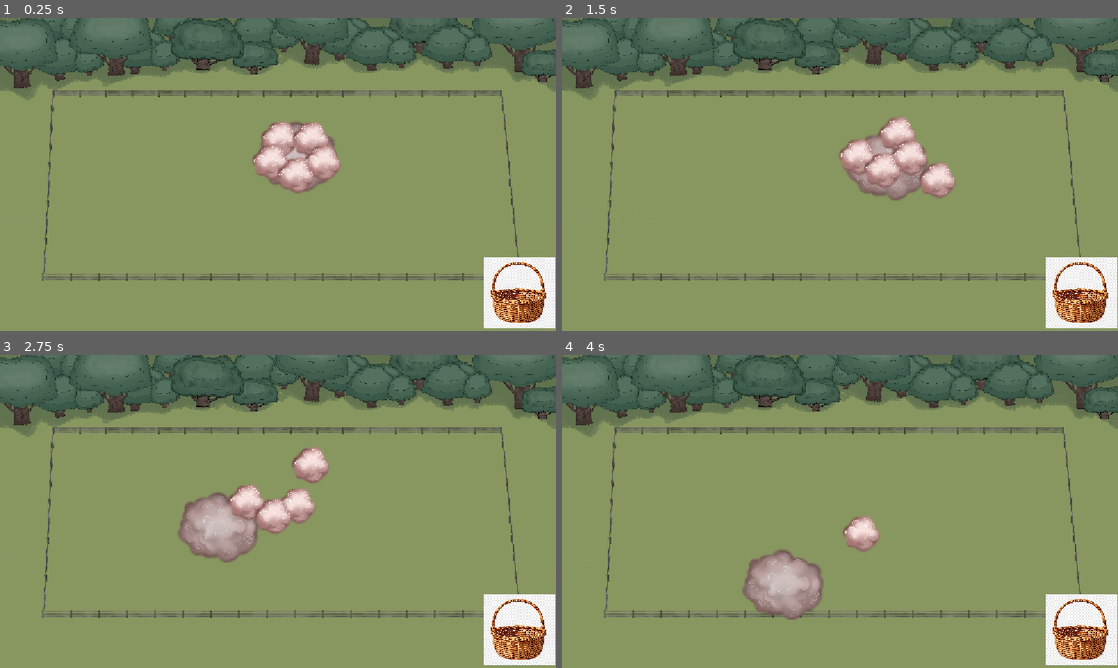
Above: before the commit, frames 1-4 (two rows, left to right).
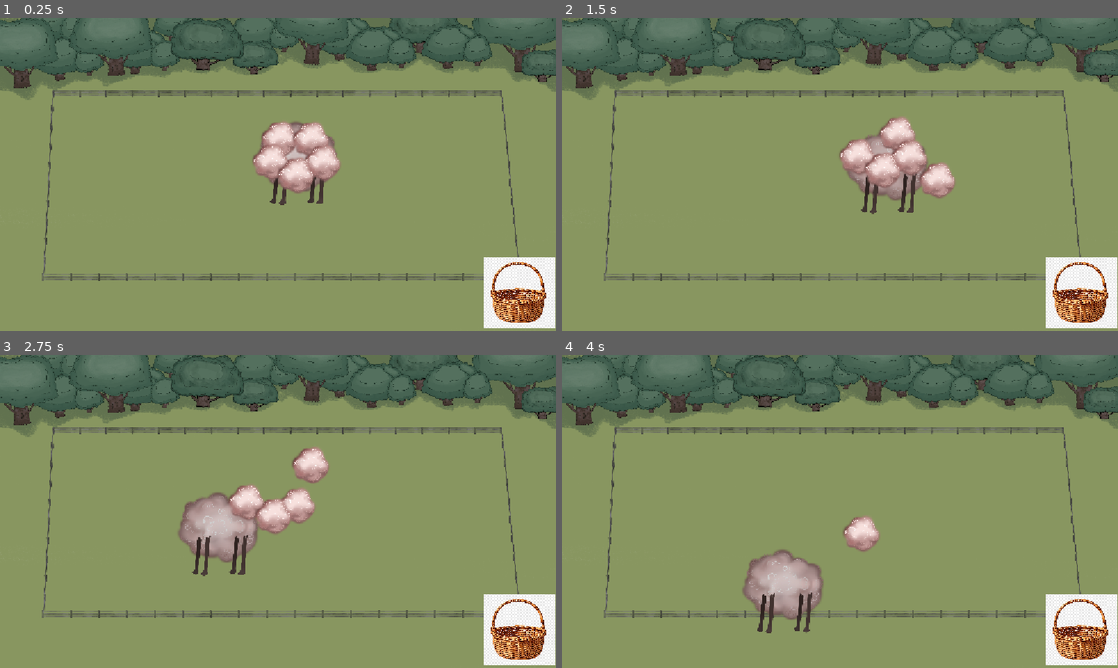
Above: after the commit, the same moments.

Repository: ellajunttari/five-nights-at-the-sheep-farm
Game: Godot game, scene res://scenes/field.tscn
Two runs of this game, one before a commit and one after it. Both use one fixed random seed, a clock stepped at 60 frames per second and the inputs below.
Inputs (mouse positions are in pixels of both pictures, inside the frame that each line leads up to):
- Up to frame 1 (0.25 s): no input
- Up to frame 2 (1.5 s): drag from (1079, 293) to (895, 105) at 0.52 s; drag from (862, 124) to (1079, 293) at 1.27 s
- Up to frame 3 (2.75 s): move the mouse to (311, 464) at 2.02 s; click (311, 464) at 2.17 s
- Up to frame 4 (4 s): drag from (806, 502) to (673, 464) at 2.77 s; drag from (840, 545) to (1079, 630) at 3.52 s

The runs differ from the first frame. In frame 1, 0.2% of the frame differs, in the area x 48-59%, y 50-60%; in frame 2, 0.3%; in frame 3, 0.4%, in the area x 34-45%, y 57-71%; in frame 4, 0.4%.

Commit message:
Leg animations added

Diff:
--- a/scenes/physics_shoop.tscn
+++ b/scenes/physics_shoop.tscn
@@ -1,12 +1,86 @@
 [gd_scene format=3 uid="uid://uhky4w4cihjo"]
 
-[ext_resource type="Script" uid="uid://7xcfsrlemw4w" path="res://scenes/physics_shoop.gd" id="1_7yc3j"]
+[ext_resource type="Script" path="res://scenes/physics_shoop.gd" id="1_7yc3j"]
 [ext_resource type="PackedScene" uid="uid://dpseh8jqketi5" path="res://scenes/furball.tscn" id="2_1lmpo"]
 [ext_resource type="Texture2D" uid="uid://c4jefuvrh12jx" path="res://assets/sprites/shoop_base.png" id="2_7yc3j"]
+[ext_resource type="Texture2D" uid="uid://cotus1cqctqdm" path="res://assets/sprites/Furball_Legs/Legs00.png" id="4_6sj8m"]
+[ext_resource type="Texture2D" uid="uid://boe8lm037ha2r" path="res://assets/sprites/Furball_Legs/Walk.png" id="4_amyth"]
 
 [sub_resource type="PhysicsMaterial" id="PhysicsMaterial_7yc3j"]
 friction = 0.09
 bounce = 0.18
+
+[sub_resource type="AtlasTexture" id="AtlasTexture_amyth"]
+atlas = ExtResource("4_amyth")
+region = Rect2(0, 0, 1021, 1012)
+
+[sub_resource type="AtlasTexture" id="AtlasTexture_6sj8m"]
+atlas = ExtResource("4_amyth")
+region = Rect2(1021, 0, 1021, 1012)
+
+[sub_resource type="AtlasTexture" id="AtlasTexture_6spjg"]
+atlas = ExtResource("4_amyth")
+region = Rect2(2042, 0, 1021, 1012)
+
+[sub_resource type="AtlasTexture" id="AtlasTexture_h101h"]
+atlas = ExtResource("4_amyth")
+region = Rect2(3063, 0, 1021, 1012)
+
+[sub_resource type="AtlasTexture" id="AtlasTexture_tewjl"]
+atlas = ExtResource("4_amyth")
+region = Rect2(4084, 0, 1021, 1012)
+
+[sub_resource type="AtlasTexture" id="AtlasTexture_oe04a"]
+atlas = ExtResource("4_amyth")
+region = Rect2(5105, 0, 1021, 1012)
+
+[sub_resource type="AtlasTexture" id="AtlasTexture_hf3ld"]
+atlas = ExtResource("4_amyth")
+region = Rect2(6126, 0, 1021, 1012)
+
+[sub_resource type="AtlasTexture" id="AtlasTexture_ljxxe"]
+atlas = ExtResource("4_amyth")
+region = Rect2(7147, 0, 1021, 1012)
+
+[sub_resource type="SpriteFrames" id="SpriteFrames_vpn8d"]
+animations = [{
+"frames": [{
+"duration": 1.0,
+"texture": ExtResource("4_6sj8m")
+}],
+"loop": true,
+"name": &"Idle",
+"speed": 5.0
+}, {
+"frames": [{
+"duration": 1.0,
+"texture": SubResource("AtlasTexture_amyth")
+}, {
+"duration": 1.0,
+"texture": SubResource("AtlasTexture_6sj8m")
+}, {
+"duration": 1.0,
+"texture": SubResource("AtlasTexture_6spjg")
+}, {
+"duration": 1.0,
+"texture": SubResource("AtlasTexture_h101h")
+}, {
+"duration": 1.0,
+"texture": SubResource("AtlasTexture_tewjl")
+}, {
+"duration": 1.0,
+"texture": SubResource("AtlasTexture_oe04a")
+}, {
+"duration": 1.0,
+"texture": SubResource("AtlasTexture_hf3ld")
+}, {
+"duration": 1.0,
+"texture": SubResource("AtlasTexture_ljxxe")
+}],
+"loop": true,
+"name": &"Walk",
+"speed": 5.0
+}]
 
 [sub_resource type="CircleShape2D" id="CircleShape2D_1lmpo"]
 
@@ -25,6 +99,11 @@
 z_index = 90
 scale = Vector2(0.2, 0.2)
 texture = ExtResource("2_7yc3j")
+
+[node name="AnimatedSprite2D" type="AnimatedSprite2D" parent="Sprite2D" unique_id=1057678873]
+sprite_frames = SubResource("SpriteFrames_vpn8d")
+animation = &"Idle"
+autoplay = "Idle"
 
 [node name="fur" type="Node2D" parent="." unique_id=1996397280]
 light_mask = 2
